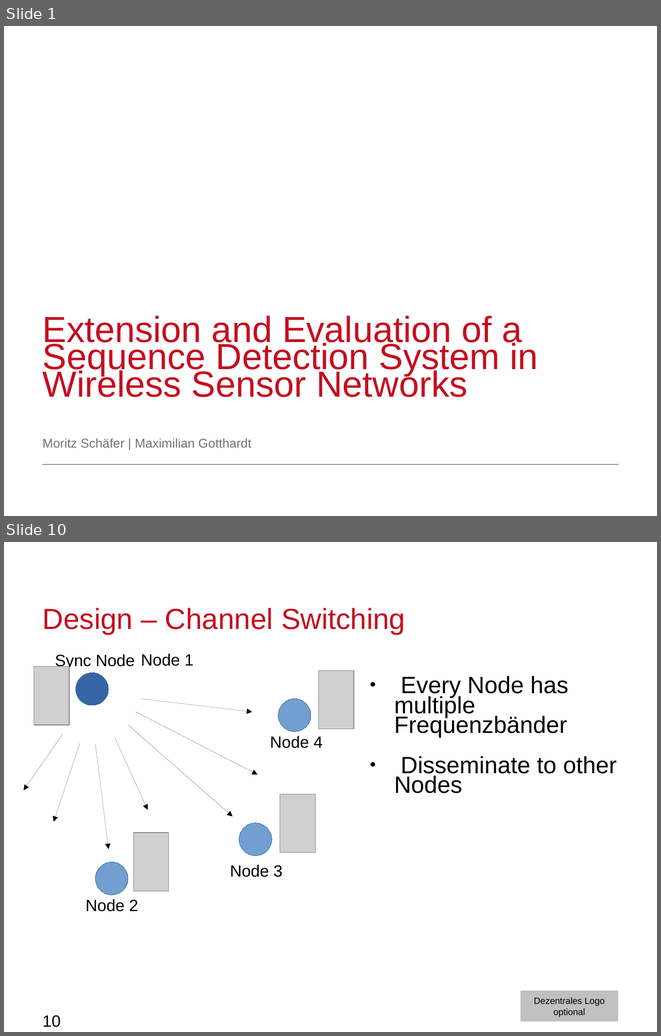
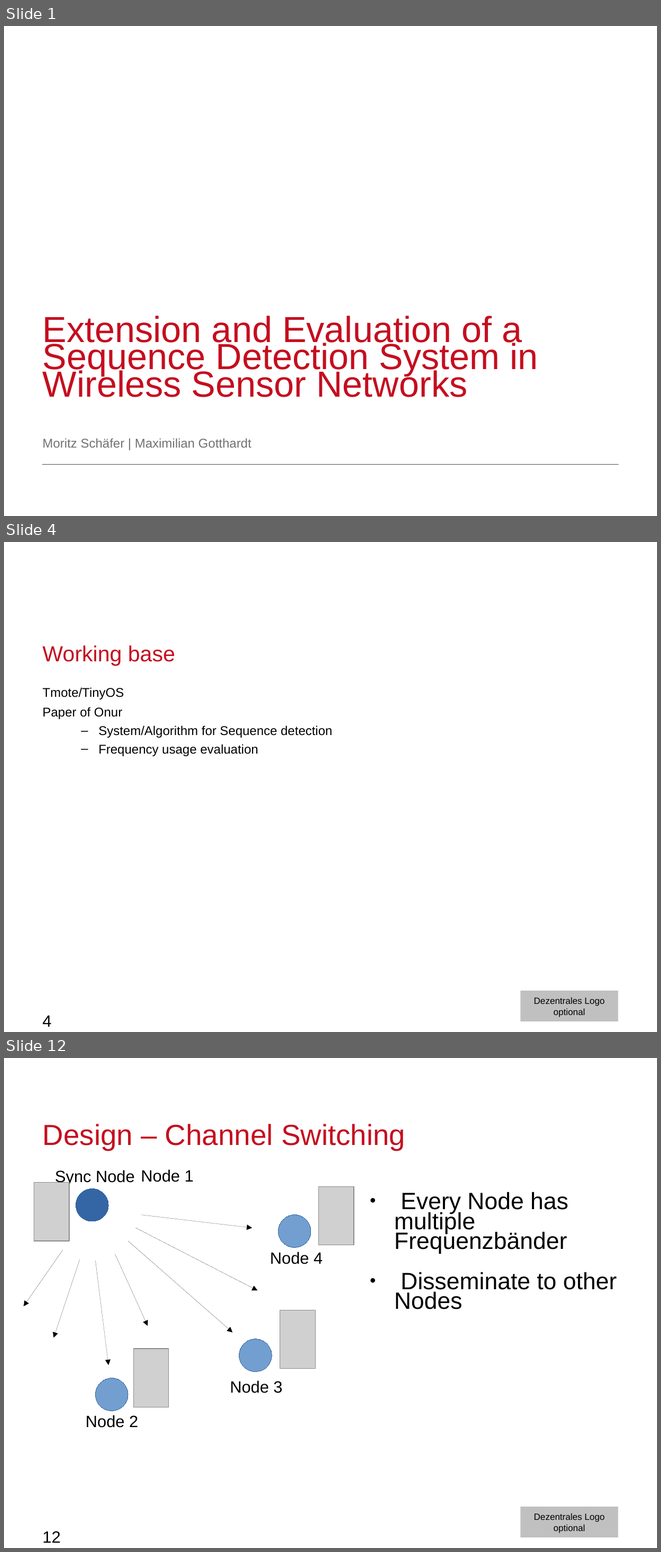
Before and after one commit to moritzschaefer/SensorSequence, a slide deck: docs/MeilensteinNrOne.odp. Shown one above the other, each under a label of ours: slides 1 and 10 before the commit, slides 1, 4 and 12 after it; the slides between them are not shown. The pictures are 661x1036 and 661x1552 pixels, drawn with LibreOffice and Linux fonts; fonts in the diff are those of the drawing; grey boxes stand for pictures; background and template pictures are left out. Boxes give left, top, right and bottom in pixels: in the first picture for what was removed or moved away, otherwise in the second. Text is boxed around its words. In the diff, an @@ line names an element or a change of style, - is before the commit and + after.

```diff
--- a/docs/MeilensteinNrOne.odp
+++ b/docs/MeilensteinNrOne.odp
@@ slide 4 added at [4,542,657,1032], background #FFFFFF; not listed: 1 template element that a slide beside it also shows @@
@@ title added at [43,645,175,666], 24 pt, text #C50E1F @@
+Working base
@@ text added at [43,687,332,756], 14 pt, text #000000 @@
+Tmote/TinyOS
+Paper of Onur
+  – System/Algorithm for Sequence detection
+  – Frequency usage evaluation
@@ page number added at [43,1015,52,1026], 18 pt, text #000000 @@
+4
@@ what was slide 10 is now slide 12 @@
@@ page number at [43,1531,61,1542]: text changed @@
-10
+12
```
Also in this commit, not shown: 8 slides changed, 2 other slides added, 1 slide removed.
